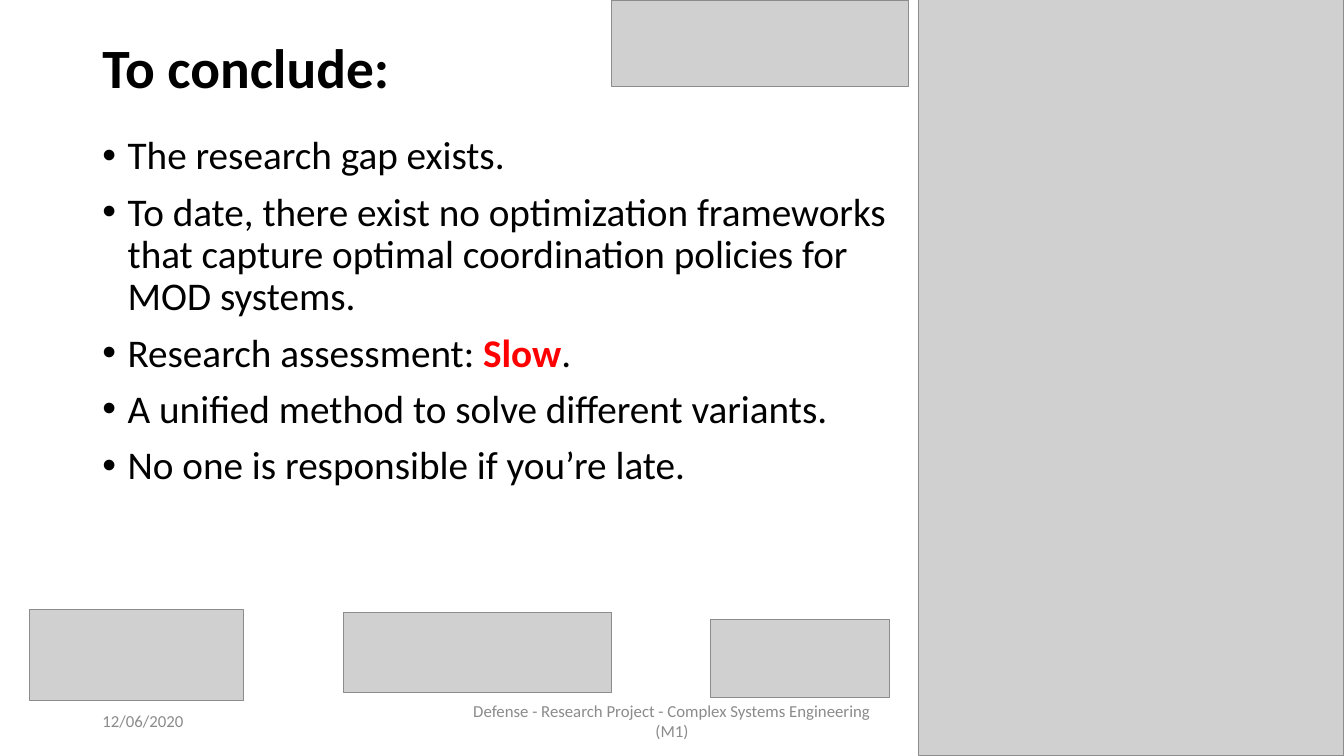
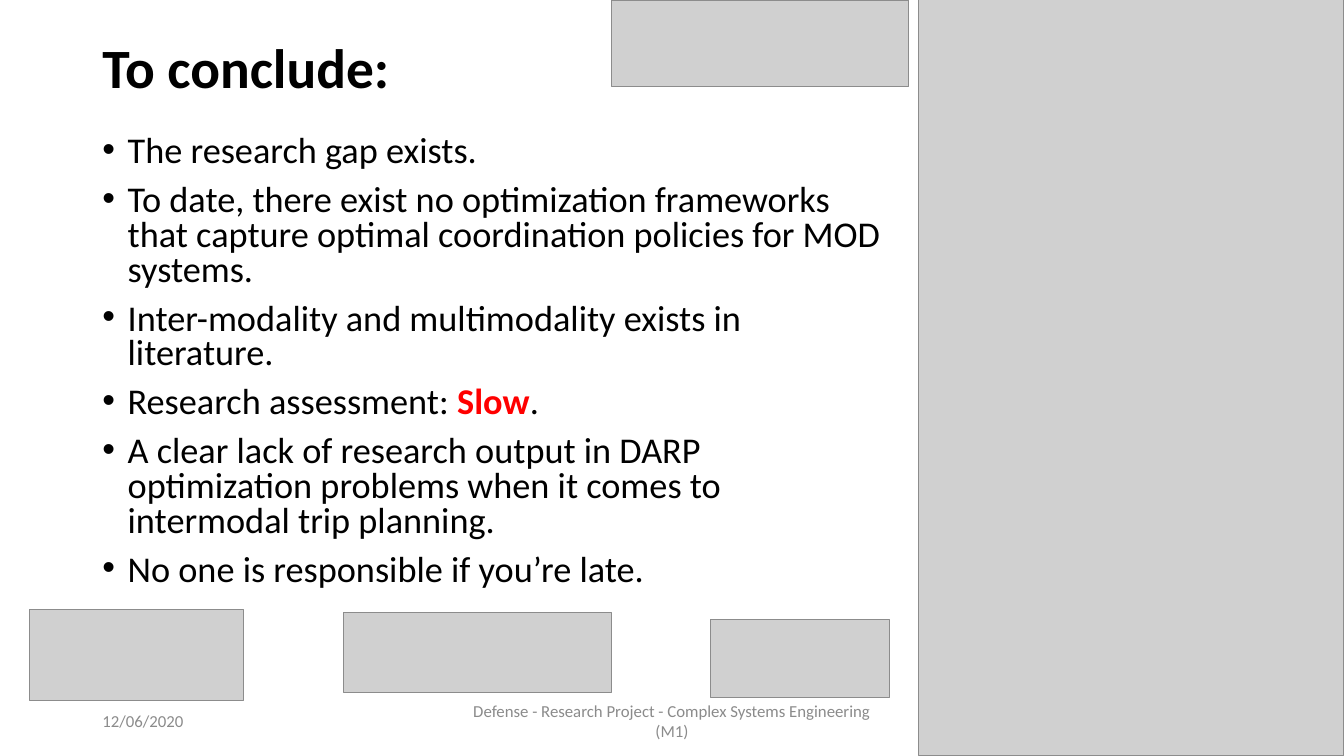
Before and after one commit to AymanABDELHAMID/OD_MTO_DARP, a slide deck: slide 10 of Presentation/presentation_AymanMahmoud.pptx (slide 15 before the commit). Drawn at 1344x756 pixels with LibreOffice and Linux fonts; fonts in the diff are those of the drawing; grey boxes stand for pictures. Boxes give left, top, right and bottom in pixels: in the first picture for what was removed or moved away, otherwise in the second. Text is boxed around its words. In the diff, an @@ line names an element or a change of style, - is before the commit and + after.

```diff
--- a/Presentation/presentation_AymanMahmoud.pptx
+++ b/Presentation/presentation_AymanMahmoud.pptx
@@ text at [128,137,880,588]: size 28 to 25.9 pt in "The research gap exists.", "To date, there exist no optimization frameworks ...", "Research assessment: Slow.", "No one is responsible if you’re late."; line spacing 0.9 to 0.8 @@
@@ text at [128,305,741,366]: paragraph added @@
+• Inter-modality and multimodality exists in literature.
@@ text at [128,437,721,540]: text changed; size 28 to 25.9 pt @@
-• A unified method to solve different variants.
+• A clear lack of research output in DARP optimization problems when it comes to intermodal trip planning.
```
Also in this commit, not shown: 14 other slides changed, 1 slide added, 4 slides removed, 2 other files.
